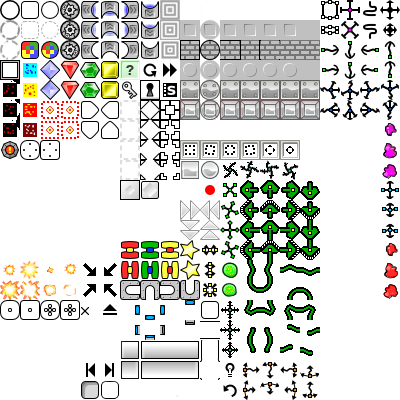
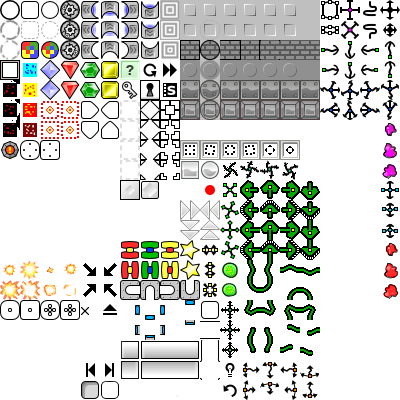
Layers edited between the first and the second 400×400 image:
showed "luminosity", painted on it over [184, 4, 296, 36]
showed "wall_recolorer" over [180, 0, 320, 120]
painted on "sprites" over [184, 20, 296, 40]
